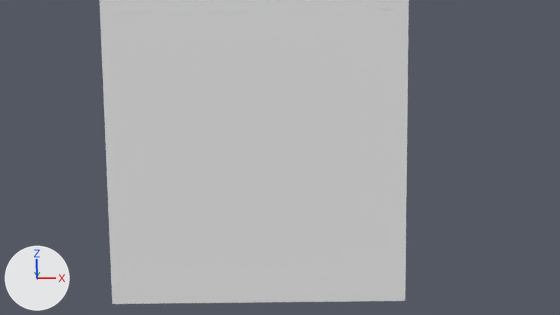
A saved change to the Blender file Assets/models/house/floor02/puzzles/puzzle02_base.blend.
The view is the same before and after, from the file's camera 'Camera'. Every picture has the same lights, and +X, +Y and +Z are marked at lower left.

Names of what the first picture shows: 'puzzle02_frame', 'puzzle02_frame_door'.
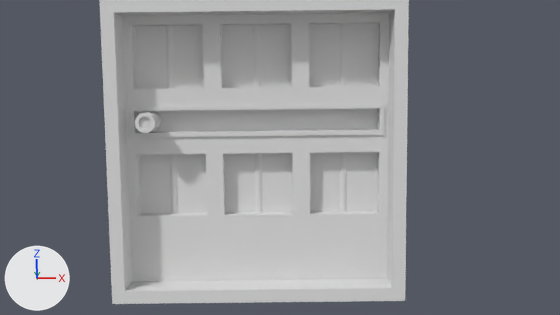
Location of each change, [x1, y1, x2, y2] in pixels of the pictures (560 x 315 px):
'puzzle02_frame_door', hidden
    before: [114, 9, 395, 291]
'puzzle02_case', unchanged, uncovered by the edit
    after: [122, 13, 389, 281]

Diff of the bpy script that builds the scene:
```diff
--- a/Assets/models/house/floor02/puzzles/puzzle02_base.blend.py
+++ b/Assets/models/house/floor02/puzzles/puzzle02_base.blend.py
@@ ob_puzzle02_frame_door @@
 ob_puzzle02_frame_door.location = (0.0, 0.0, 0.0)
+ob_puzzle02_frame_door.hide_viewport = True
```
